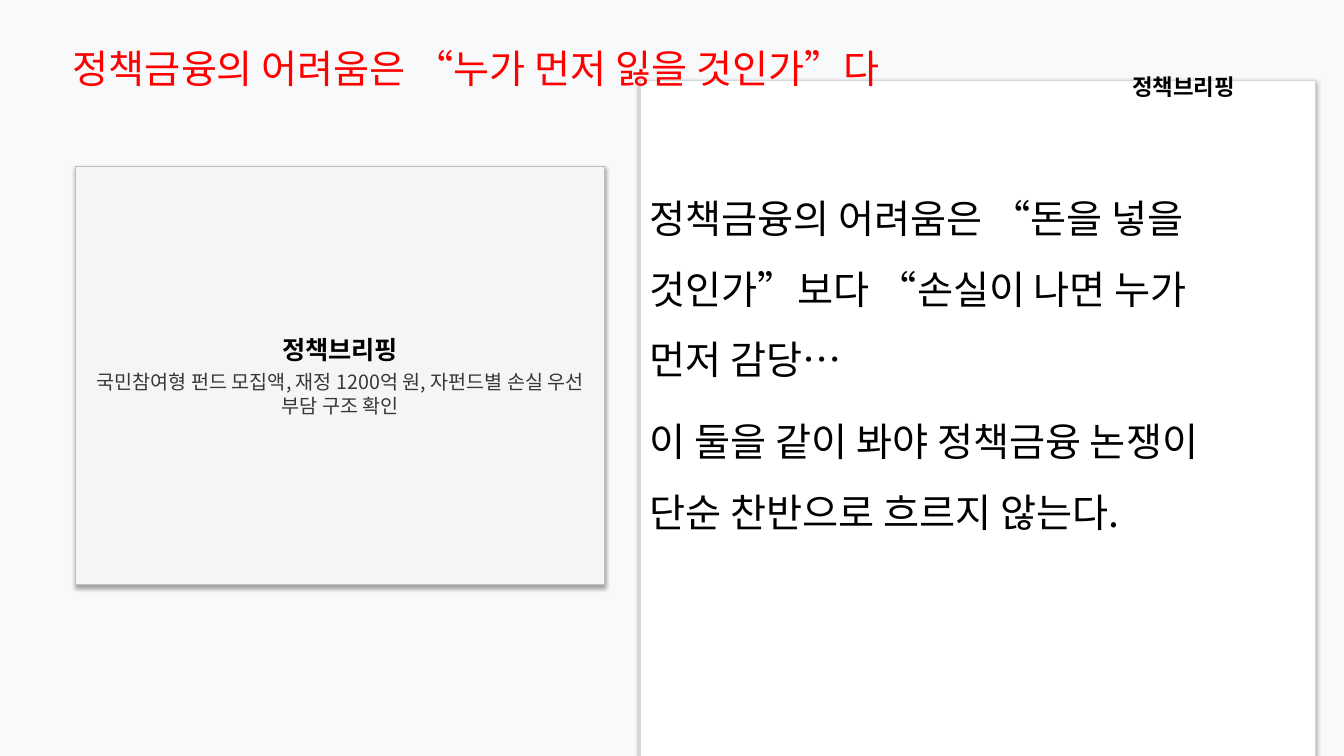
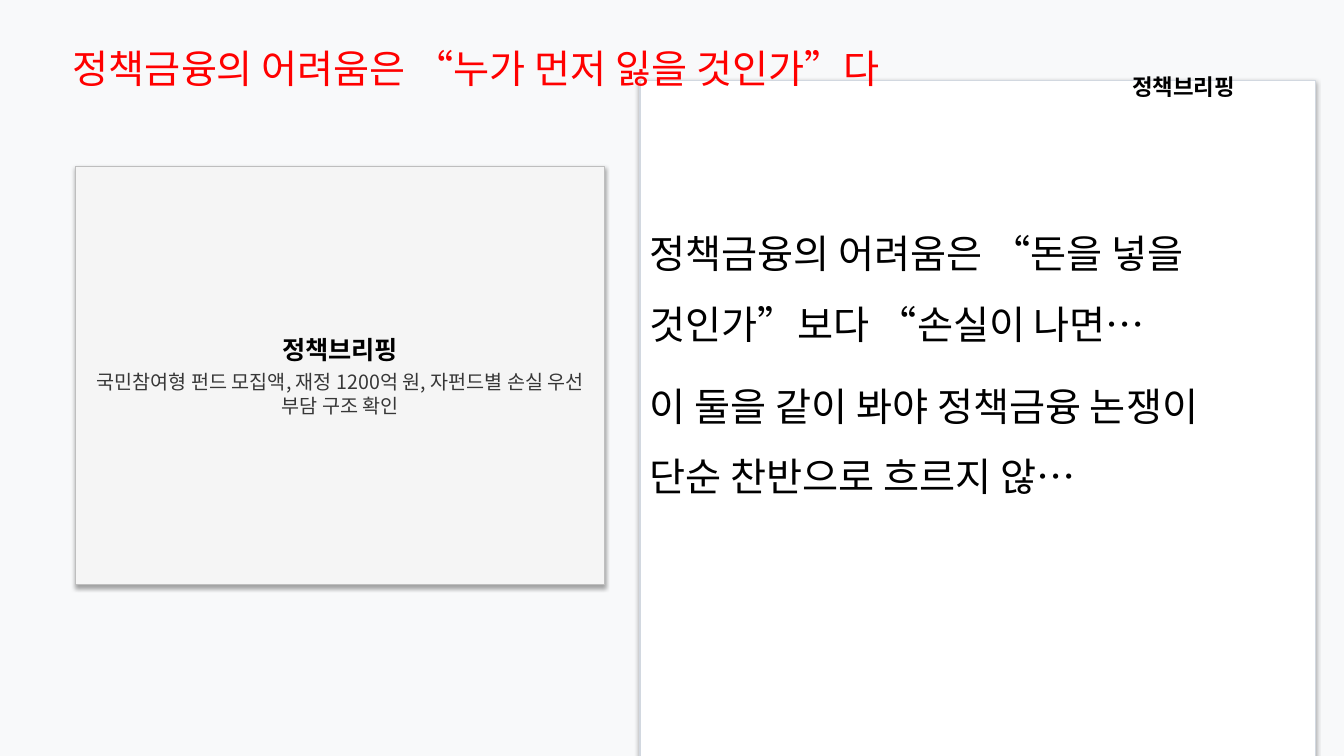
Before and after one commit to Rlearnchan/luddite, a slide deck: slide 15 of outputs/pptx/productive_finance_policy_slide_spec_styled_draft.pptx. Drawn at 1344x756 pixels with LibreOffice and Linux fonts; fonts in the diff are those of the drawing. Boxes give left, top, right and bottom in pixels: in the first picture for what was removed or moved away, otherwise in the second. Text is boxed around its words. In the diff, an @@ line names an element or a change of style, - is before the commit and + after.

```diff
--- a/outputs/pptx/productive_finance_policy_slide_spec_styled_draft.pptx
+++ b/outputs/pptx/productive_finance_policy_slide_spec_styled_draft.pptx
@@ text at (x1=650, y1=235, x2=1198, y2=494): text changed @@
-정책금융의 어려움은 “돈을 넣을 것인가”보다 “손실이 나면 누가 먼저 감당…
-이 둘을 같이 봐야 정책금융 논쟁이 단순 찬반으로 흐르지 않는다.
+정책금융의 어려움은 “돈을 넣을 것인가”보다 “손실이 나면…
+이 둘을 같이 봐야 정책금융 논쟁이 단순 찬반으로 흐르지 않…
```
Also in this commit, not shown: 14 other slides changed, 8 other files.
